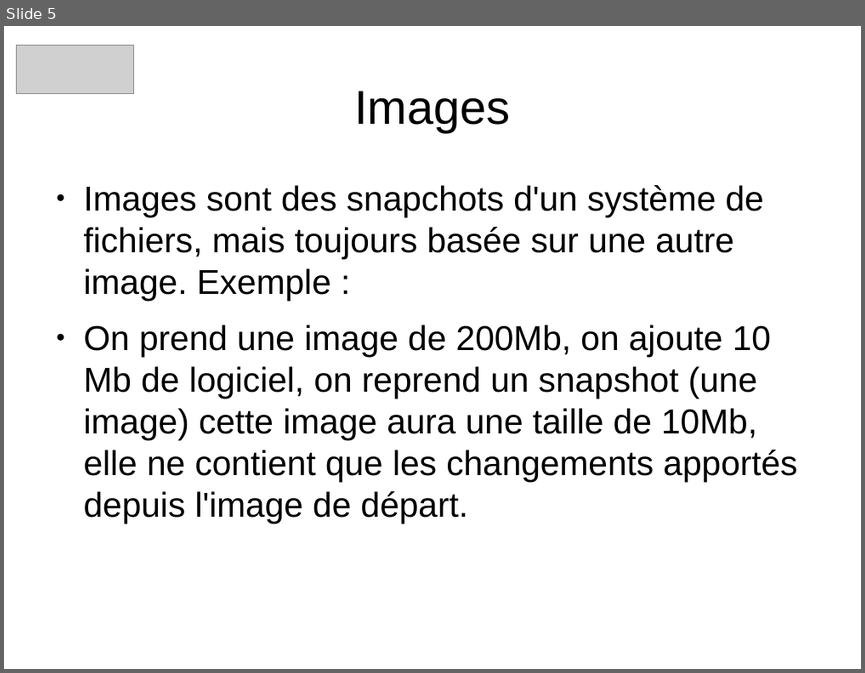
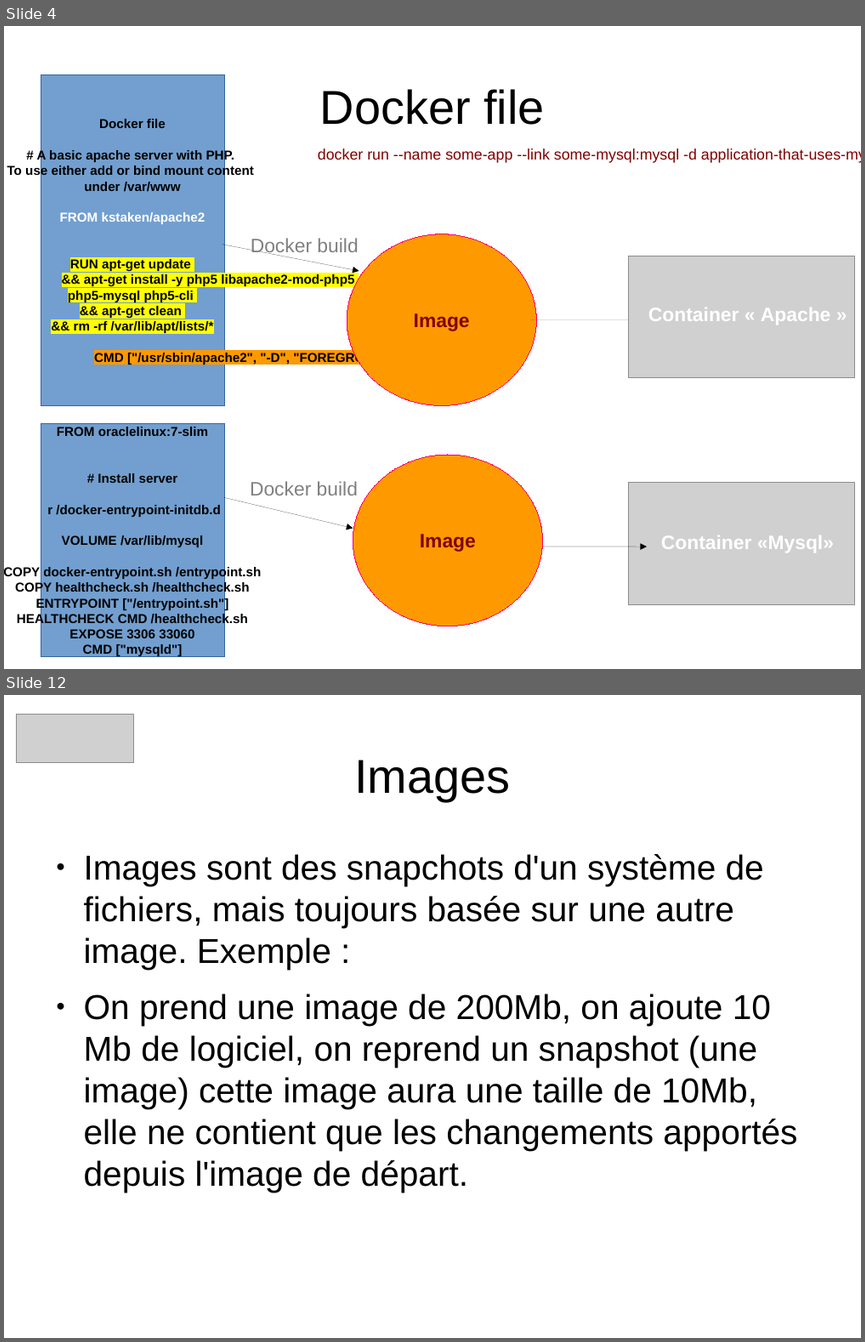
Before and after one commit to heylve/current, a slide deck: Rencontre_devs/docker_dev_conf_20_11_2017.odp. Shown one above the other, each under a label of ours: slide 5 before the commit, slides 4 and 12 after it; the slides between them are not shown. The pictures are 865x673 and 865x1342 pixels, drawn with LibreOffice and Linux fonts; fonts in the diff are those of the drawing; grey boxes stand for pictures. Boxes give left, top, right and bottom in pixels: in the first picture for what was removed or moved away, otherwise in the second. Text is boxed around its words. In the diff, an @@ line names an element or a change of style, - is before the commit and + after.

Commit message:
docker pres ..

```diff
--- a/Rencontre_devs/docker_dev_conf_20_11_2017.odp
+++ b/Rencontre_devs/docker_dev_conf_20_11_2017.odp
@@ slide 4 added at (4, 26, 861, 669), background #FFFFFF @@
@@ rectangle added at (41, 75, 224, 405), fill #729FCF, outline #3465A4 0 pt, 12 pt, text #000000, bold @@
+Docker file
+# A basic apache server with PHP.
+To use either add or bind mount content
+under /var/www
+FROM kstaken/apache2
+RUN apt-get update
+&& apt-get install -y php5 libapache2-mod-php5
+php5-mysql php5-cli
+&& apt-get clean
+&& rm -rf /var/lib/apt/lists/*
+CMD ["/usr/sbin/apache2", "-D", "FOREGROUND"]
@@ title added at (320, 89, 544, 125), 44 pt, text #000000 @@
+Docker file
@@ text added at (318, 148, 861, 163), 14 pt, text #800000 @@
+docker run --name some-app --link some-mysql:mysql -d application-that-uses-mysql
@@ arrow added from (222, 244) to (359, 271), #000000 0 pt @@
@@ text added at (250, 238, 358, 257), 18 pt, text #808080 @@
+Docker build
@@ ellipse added at (347, 234, 537, 405), fill #FF9900, outline #FF0066 0 pt, 18 pt, text #800000, bold @@
+Image
@@ picture added at (629, 256, 855, 377) @@
@@ arrow added from (530, 320) to (641, 320), #000000 0 pt @@
@@ text added at (648, 307, 831, 324), 18 pt, text #FFFFFF, bold @@
+Container « Apache »
@@ rectangle added at (41, 424, 224, 657), fill #729FCF, outline #3465A4 0 pt, 12 pt, text #000000, bold @@
+FROM oraclelinux:7-slim
+# Install server
+r /docker-entrypoint-initdb.d
+VOLUME /var/lib/mysql
+COPY docker-entrypoint.sh /entrypoint.sh
+COPY healthcheck.sh /healthcheck.sh
+ENTRYPOINT ["/entrypoint.sh"]
+HEALTHCHECK CMD /healthcheck.sh
+EXPOSE 3306 33060
+CMD ["mysqld"]
@@ ellipse added at (353, 454, 543, 625), fill #FF9900, outline #FF0066 0 pt, 18 pt, text #800000, bold @@
+Image
@@ text added at (250, 481, 358, 495), 18 pt, text #808080 @@
+Docker build
@@ picture added at (629, 482, 855, 605) @@
@@ arrow added from (224, 497) to (353, 528), #000000 0 pt @@
@@ text added at (661, 535, 834, 552), 18 pt, text #FFFFFF, bold @@
+Container «Mysql»
@@ arrow added from (543, 546) to (647, 546), #000000 0 pt @@
@@ what was slide 5 is now slide 12 @@
```
Also in this commit, not shown: 4 slides changed, 8 other slides added, 1 slide removed.
